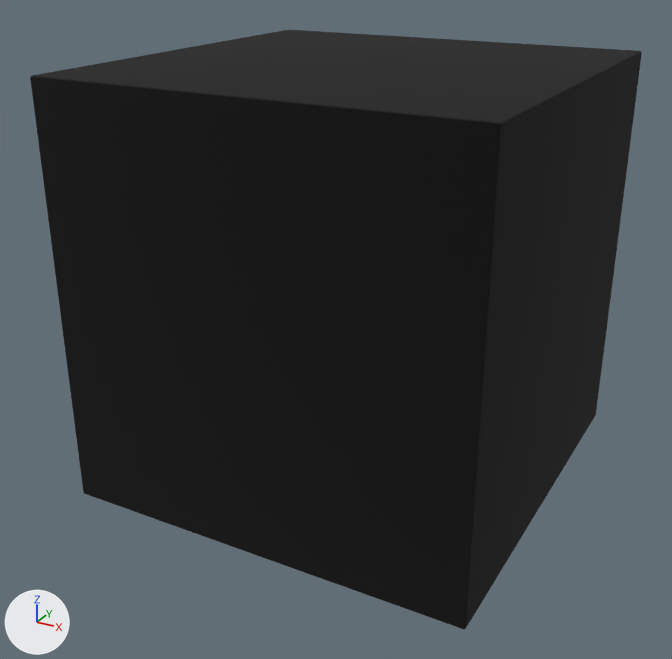
The glTF model Models/cube-music-gem.glb: old version first, new version second.
Camera for both pictures: a 50 mm lens placed at (0.319, -0.619, 0.257), pointed at (-0.008, -0.025, -0.04). Every picture has the same lights, and +X, +Y and +Z are marked at lower left. Where no turn or scale is listed for an object, it has been applied to the vertices.

In view in the first picture: 'cube-music-gem'.
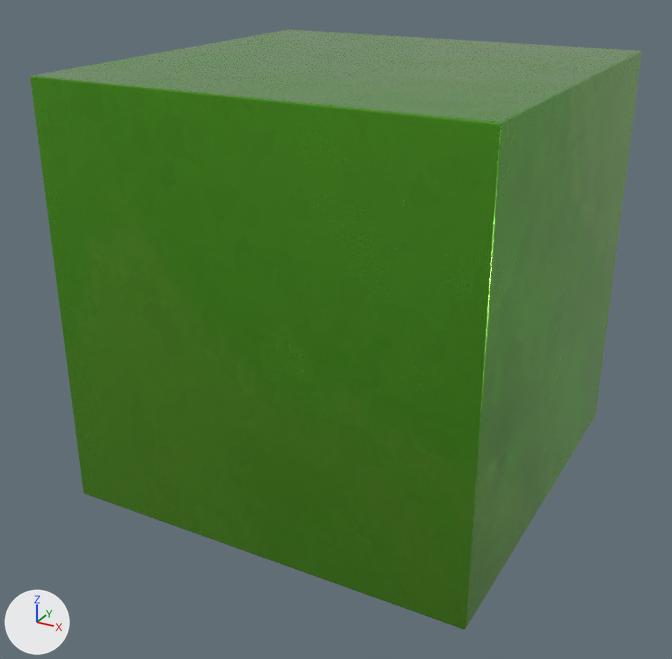
Changed parts and their boxes (x1, y1, x2, y2) in the pictures (672 x 659 px):
```json
{"object": "cube-music-gem", "change": "recoloured", "before": [30, 30, 642, 629], "after": [30, 30, 642, 629], "on screen": "black to green"}
```

Scene script edits in JSON lines:
```json
{"op": "add", "block": "img_aistandardsurface1sg_normal", "code": ["img_aistandardsurface1sg_normal = load_image('aiStandardSurface1SG_Normal', '_unpacked/aiStandardSurface1SG_Normal', 1024, 1024, 'Non-Color')"]}
{"op": "add", "block": "img_aistandardsurface1sg_basecolor", "code": ["img_aistandardsurface1sg_basecolor = load_image('aiStandardSurface1SG_BaseColor', '_unpacked/aiStandardSurface1SG_BaseColor', 1024, 1024, 'sRGB')"]}
{"op": "add", "block": "img_aistandardsurface1sg_metallic_aistandardsurface1sg_roughness", "code": ["img_aistandardsurface1sg_metallic_aistandardsurface1sg_roughness = load_image('aiStandardSurface1SG_Metallic-aiStandardSurface1SG_Roughness', '_unpacked/aiStandardSurface1SG_Metallic-aiStandardSurface1SG_Roughness', 1024, 1024, 'Non-Color')"]}
{"op": "add", "block": "mat_material_001", "code": ["mat_material_001 = bpy.data.materials.new('Material.001')", "# uses the picture img_aistandardsurface1sg_basecolor", "# uses the picture img_aistandardsurface1sg_metallic_aistandardsurface1sg_roughness", "# uses the picture img_aistandardsurface1sg_normal"]}
{"block": "me_cube_music_gem", "where": "me_cube_music_gem.from_pydata(...)  # 56 vertices, 108 faces; spans x -0.163..0.163, y -0.163..0.163, z -0.163..0.163"}
{"op": "remove", "block": "me_cube_music_gem", "code": "me_cube_music_gem.materials.append(mat_aistandardsurface1sg_001)  # black #000000"}
{"op": "add", "block": "me_cube_music_gem", "code": "me_cube_music_gem.materials.append(mat_material_001)"}
```
